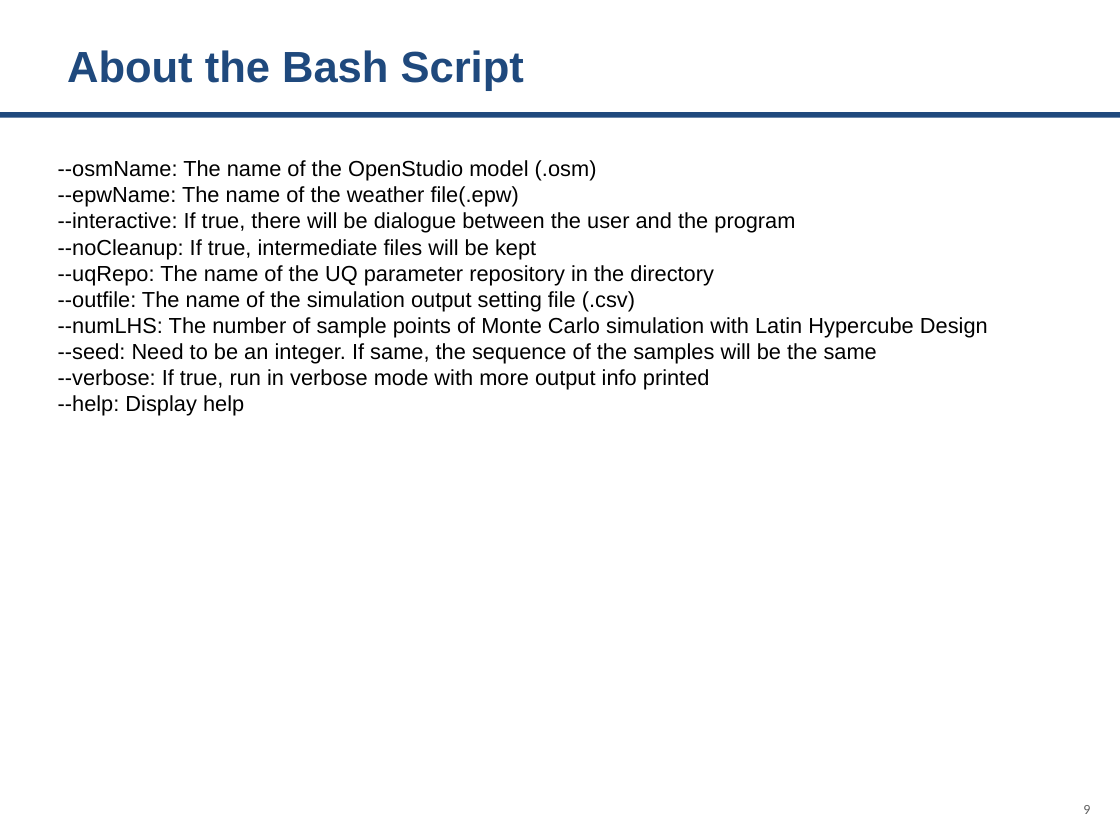
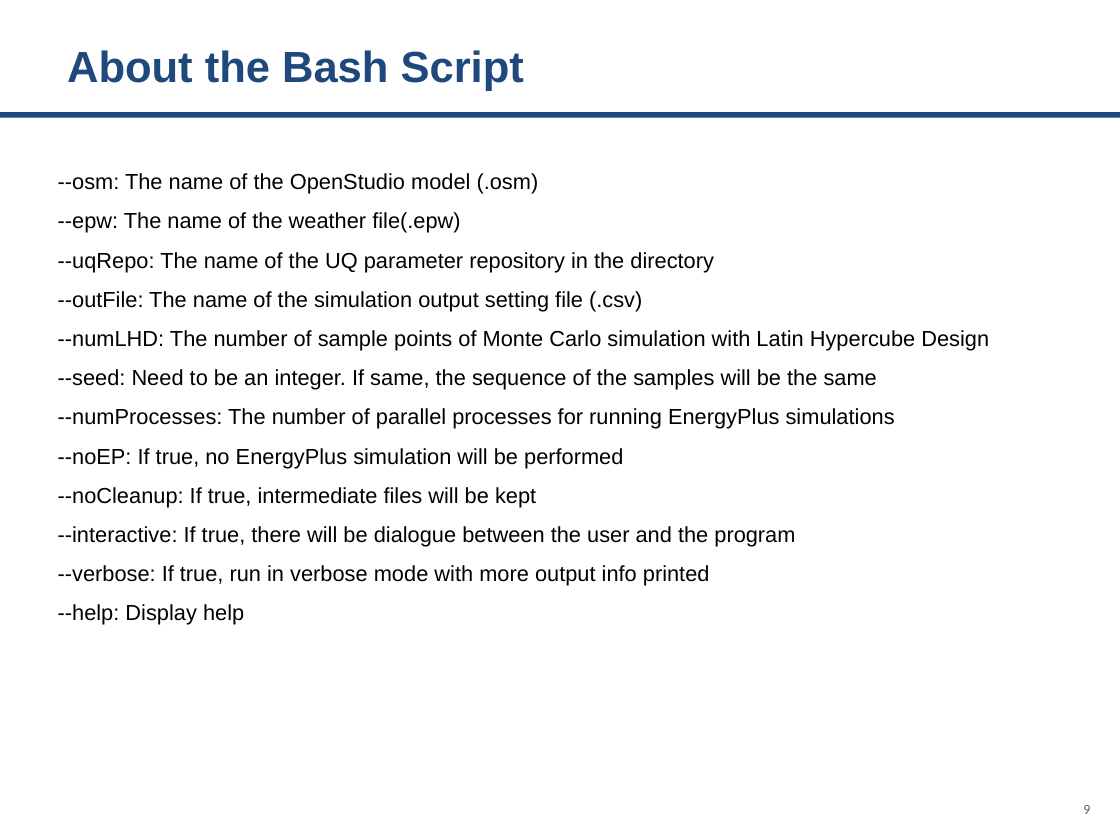
Before and after one commit to Argonne-National-Laboratory/BCUS, a slide deck: slide 9 of tutorials/Uncertainty Analysis.pptx. Drawn at 1120x840 pixels with LibreOffice and Linux fonts; fonts in the diff are those of the drawing. Boxes give left, top, right and bottom in pixels: in the first picture for what was removed or moved away, otherwise in the second. Text is boxed around its words. In the diff, an @@ line names an element or a change of style, - is before the commit and + after.

```diff
--- a/tutorials/Uncertainty Analysis.pptx
+++ b/tutorials/Uncertainty Analysis.pptx
@@ text at <box>58,173,989,508</box>: text changed @@
---osmName: The name of the OpenStudio model (.osm)
---epwName: The name of the weather file(.epw)
+--osm: The name of the OpenStudio model (.osm)
+--epw: The name of the weather file(.epw)
+--uqRepo: The name of the UQ parameter repository in the directory
+--outFile: The name of the simulation output setting file (.csv)
+--numLHD: The number of sample points of Monte Carlo simulation with Latin Hypercube Design
+--seed: Need to be an integer. If same, the sequence of the samples will be the same
+--numProcesses: The number of parallel processes for running EnergyPlus simulations
+--noEP: If true, no EnergyPlus simulation will be performed
+--noCleanup: If true, intermediate files will be kept
@@ text at <box>58,239,988,364</box>: paragraphs removed @@
---noCleanup: If true, intermediate files will be kept
---uqRepo: The name of the UQ parameter repository in the directory
---outfile: The name of the simulation output setting file (.csv)
---numLHS: The number of sample points of Monte Carlo simulation with Latin Hypercube Design
---seed: Need to be an integer. If same, the sequence of the samples will be the same
@@ text at <box>58,526,795,625</box>: line spacing 1 to 1.5 @@
```
Also in this commit, not shown: 10 other slides changed, 1 slide removed, 14 other files.
